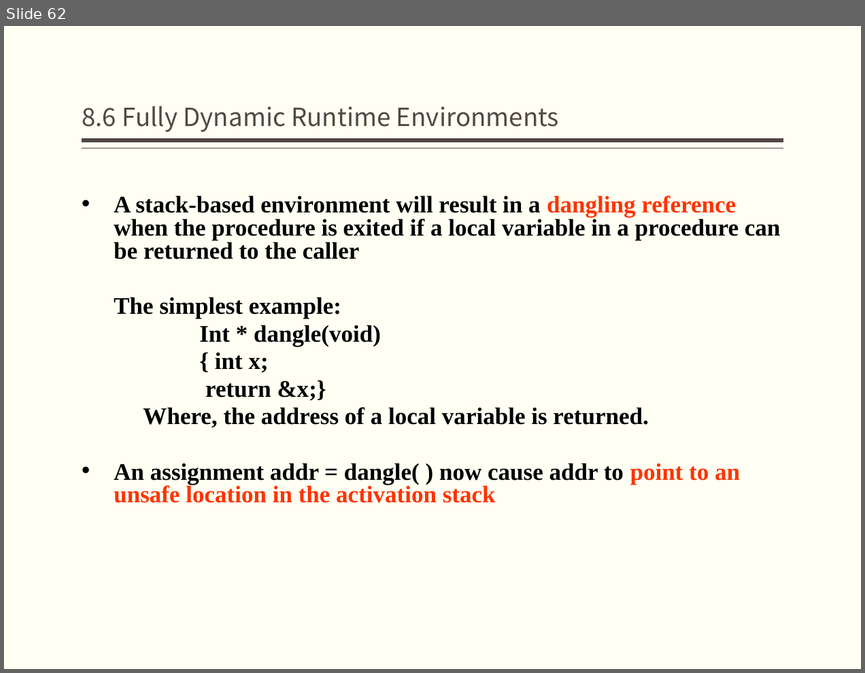
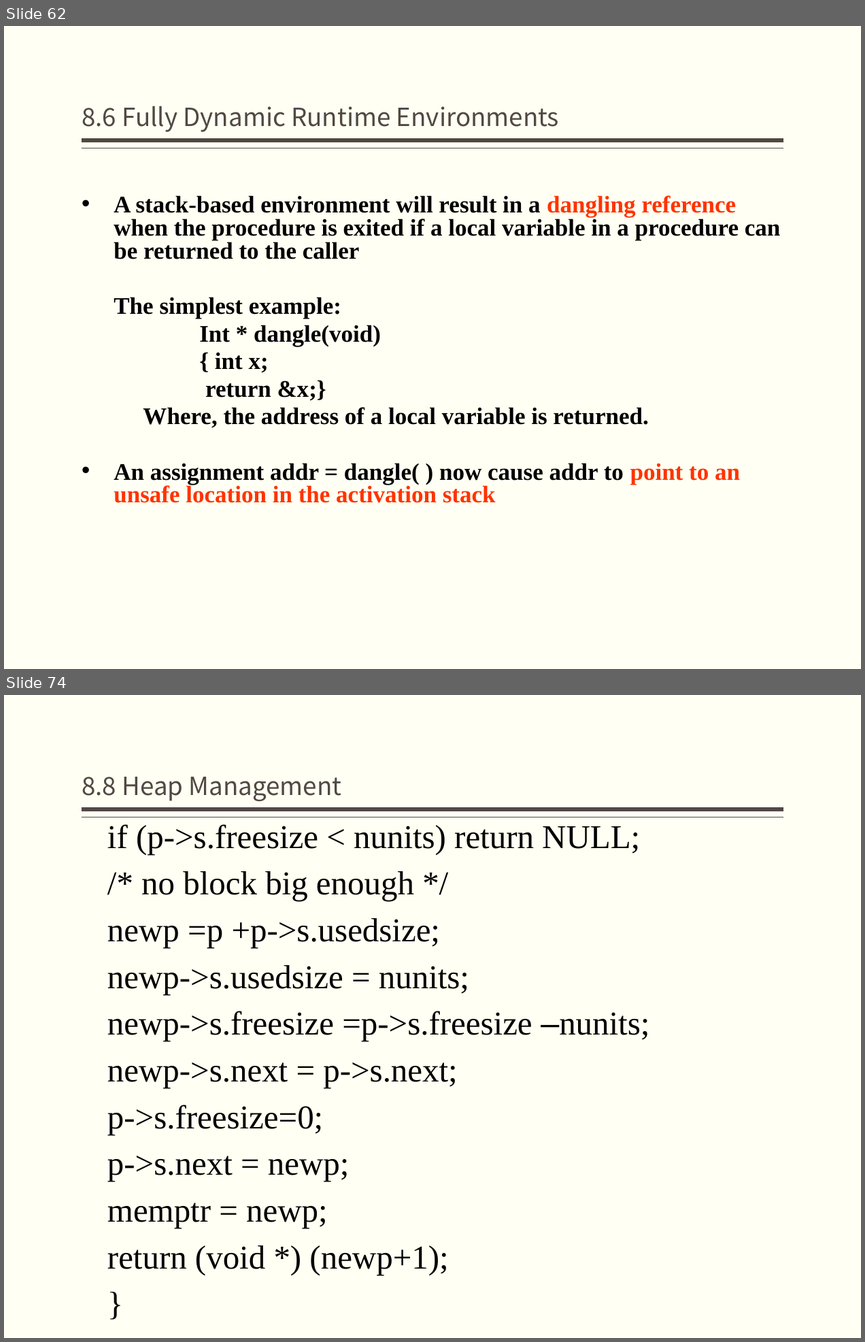
Before and after one commit to jz81/jz81.github.io, a slide deck: course/compiler/lecture/(Spring2020)Lecture8.pptx. Shown one above the other, each under a label of ours: slide 62 before the commit, slides 62 and 74 after it; the slides between them are not shown. The pictures are 865x673 and 865x1342 pixels, drawn with LibreOffice and Linux fonts; fonts in the diff are those of the drawing. Boxes give left, top, right and bottom in pixels: in the first picture for what was removed or moved away, otherwise in the second. Text is boxed around its words. In the diff, an @@ line names an element or a change of style, - is before the commit and + after.

```diff
--- a/course/compiler/lecture/(Spring2020)Lecture8.pptx
+++ b/course/compiler/lecture/(Spring2020)Lecture8.pptx
@@ slide 74 added at (4,695,861,1338), background #FFFFF3; not listed: 2 template elements that a slide beside it also shows @@
@@ title added at (82,777,342,801), 21 pt, text #514843 @@
+8.8 Heap Management
@@ text added at (107,824,649,1274), 28 pt, text #000000 @@
+if (p->s.freesize < nunits) return NULL;
+/* no block big enough */
+newp =p +p->s.usedsize;
+newp->s.usedsize = nunits;
+newp->s.freesize =p->s.freesize –nunits;
+newp->s.next = p->s.next;
+p->s.freesize=0;
+p->s.next = newp;
+memptr = newp;
+return (void *) (newp+1);
+}
```
Also in this commit, not shown: 4 slides changed, 18 other slides added.
